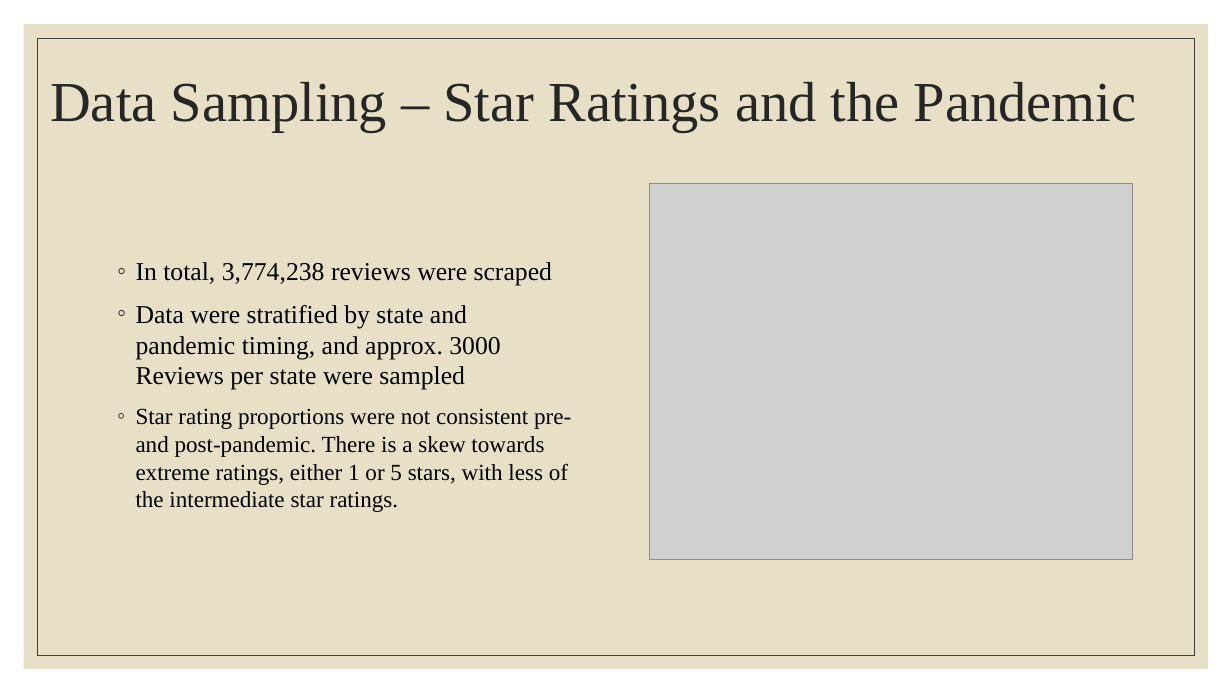
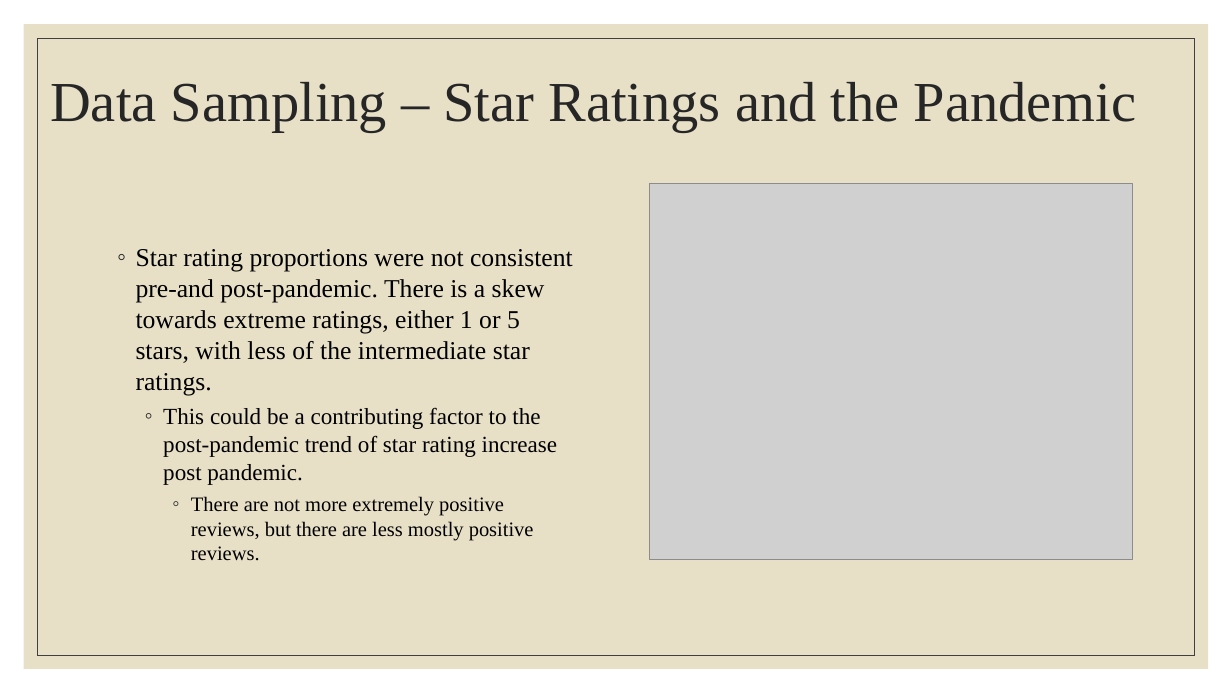
Before and after one commit to m-mcdougall/Capstone-DATS6501, a slide deck: slide 37 of Presentations/Capstone Presentation_MarikoMcDougall.pptx (slide 38 before the commit). Drawn at 1232x693 pixels with LibreOffice and Linux fonts; fonts in the diff are those of the drawing; grey boxes stand for pictures. Boxes give left, top, right and bottom in pixels: in the first picture for what was removed or moved away, otherwise in the second. Text is boxed around its words. In the diff, an @@ line names an element or a change of style, - is before the commit and + after.

Commit message:
Final Pptx

```diff
--- a/Presentations/Capstone Presentation_MarikoMcDougall.pptx
+++ b/Presentations/Capstone Presentation_MarikoMcDougall.pptx
@@ text "Star rating proportions were not ..." moved from (x1=136, y1=262, x2=571, y2=512) to (x1=136, y1=249, x2=573, y2=561) @@
@@ text at (x1=136, y1=262, x2=552, y2=390): paragraphs removed @@
-◦ In total, 3,774,238 reviews were scraped
-◦ Data were stratified by state and pandemic timing, and approx. 3000 Reviews per state were sampled
@@ text at (x1=136, y1=249, x2=573, y2=395): size 18 to 20 pt in "Star rating proportions were not consistent pre-and ..." @@
@@ text at (x1=163, y1=407, x2=558, y2=561): paragraphs added @@
+  ◦ This could be a contributing factor to the post-pandemic trend of star rating increase post pandemic.
+    ◦ There are not more extremely positive reviews, but there are less mostly positive reviews.
```
Also in this commit, not shown: 6 other slides changed, 3 slides added.
